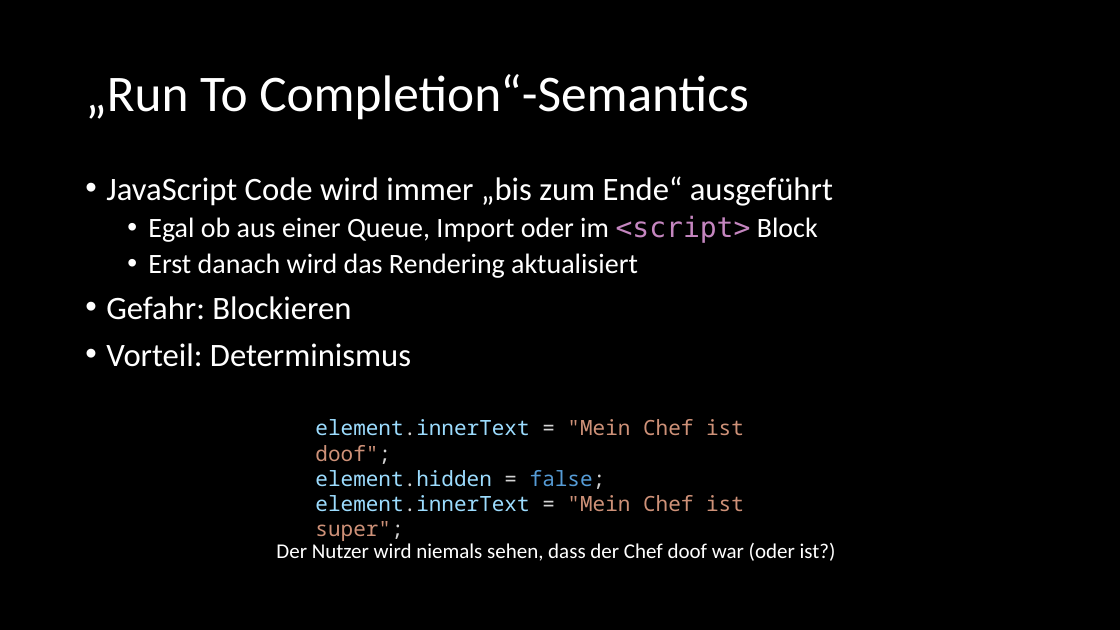
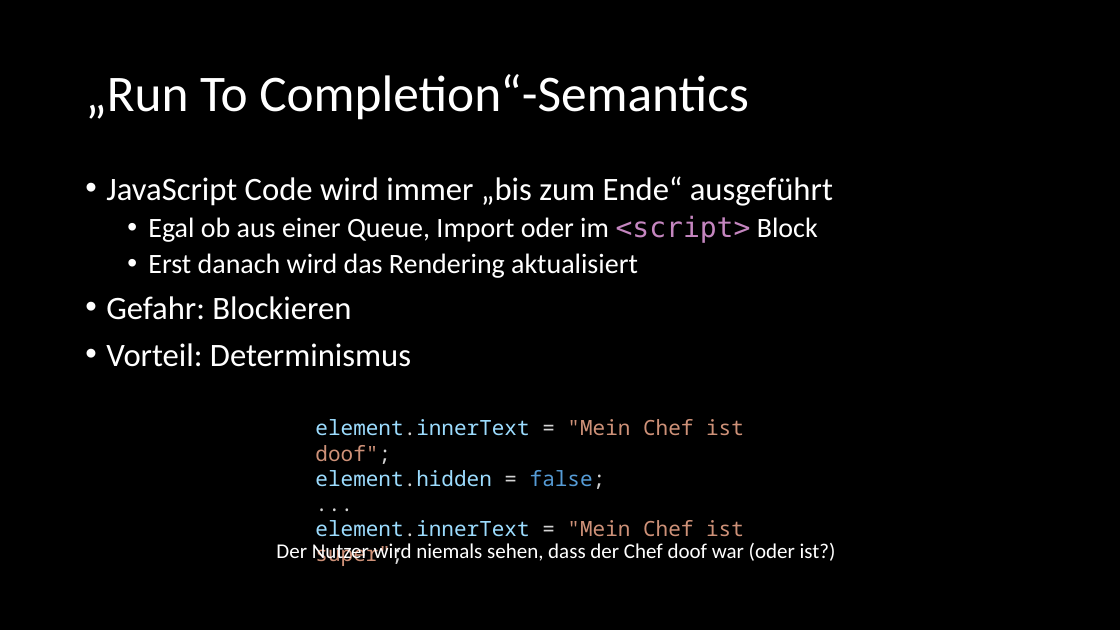
Before and after one commit to twobiers/webtech-workshop-js-async, a slide deck: slide 30 of slides/Presentation.pptx. Drawn at 1120x630 pixels with LibreOffice and Linux fonts; fonts in the diff are those of the drawing. Boxes give left, top, right and bottom in pixels: in the first picture for what was removed or moved away, otherwise in the second. Text is boxed around its words. In the diff, an @@ line names an element or a change of style, - is before the commit and + after.

```diff
--- a/slides/Presentation.pptx
+++ b/slides/Presentation.pptx
@@ text at (x1=315, y1=419, x2=744, y2=537): paragraph added @@
+...
```
Also in this commit, not shown: 3 other slides changed, 1 other file.
